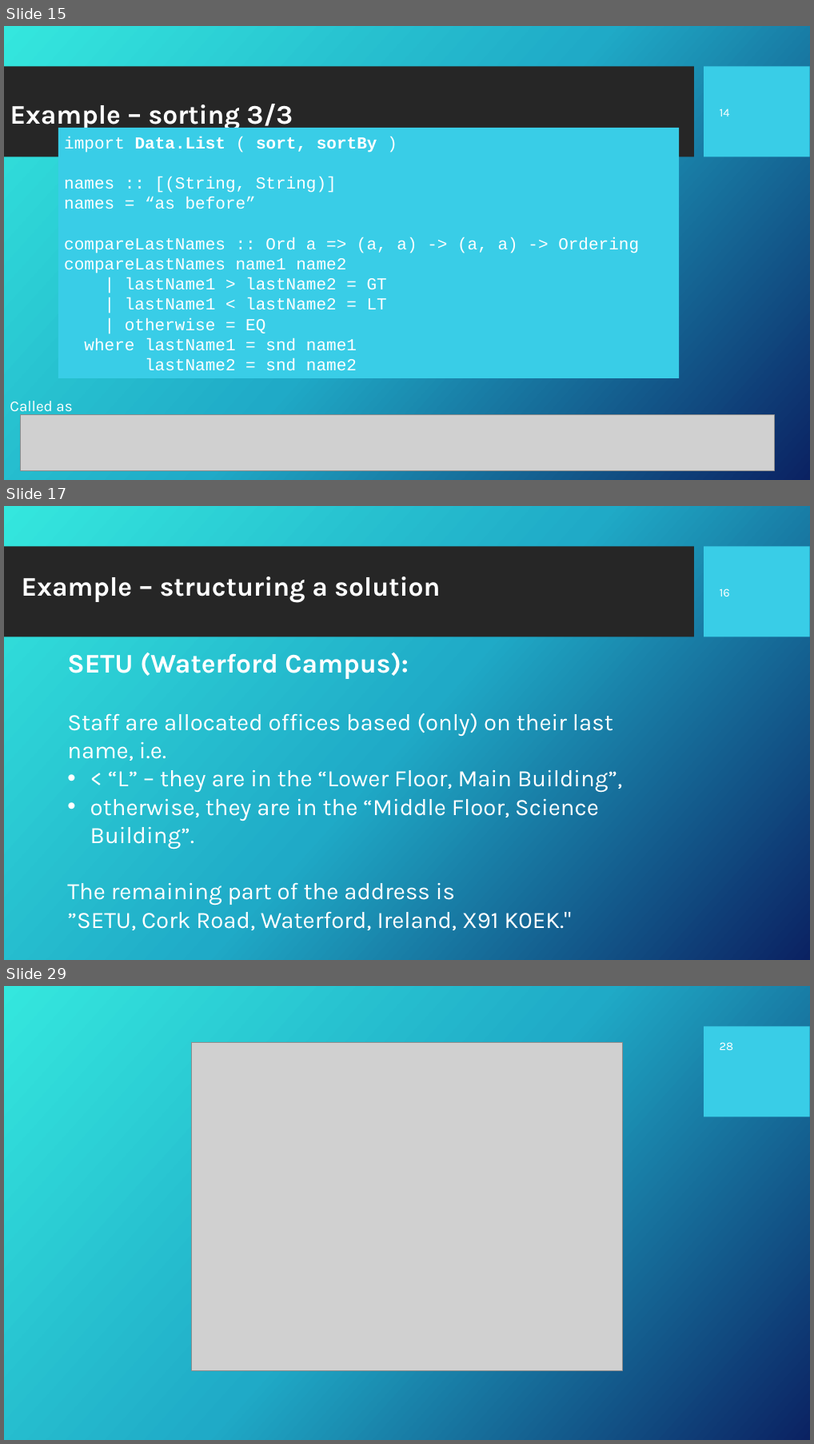
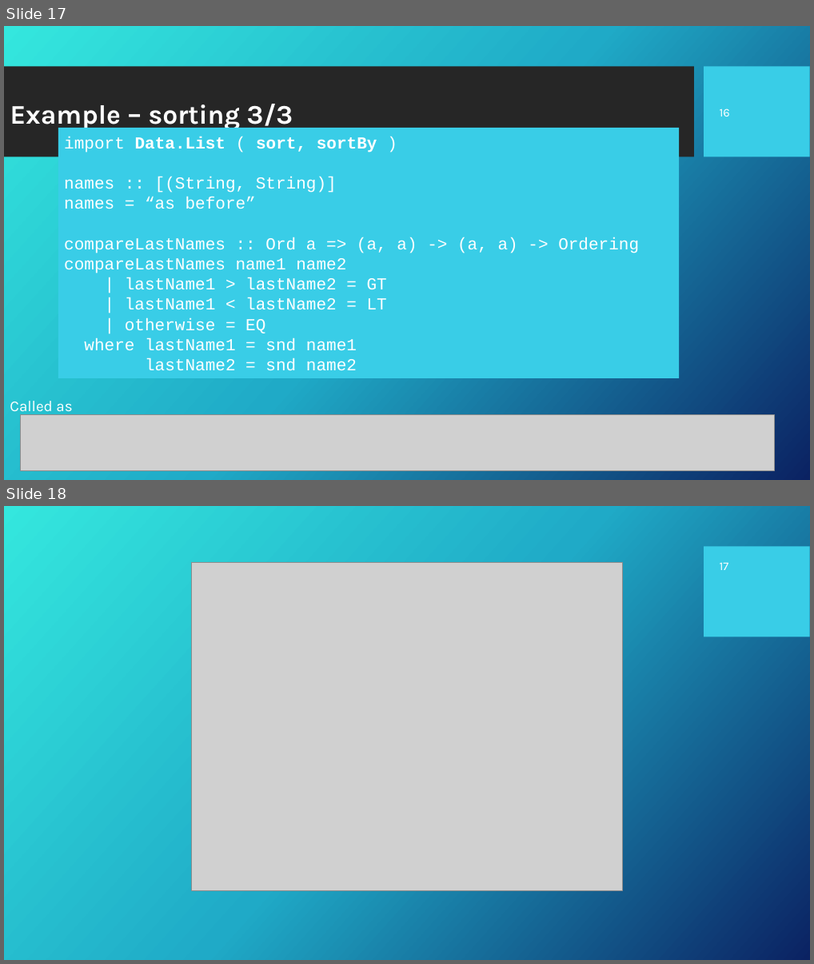
Before and after one commit to Fun-Prog-26/fun-prog-26, a slide deck: topic04-functions-and-lambda-calculus/unit-04a-lectures/wip/talk-3/c-first-class.pptx. Shown one above the other, each under a label of ours: slides 15, 17 and 29 before the commit, slides 17 and 18 after it; the slides between them are not shown. The pictures are 814x1444 and 814x964 pixels, drawn with LibreOffice and Linux fonts; fonts in the diff are those of the drawing; grey boxes stand for pictures; background and template pictures are left out. Boxes give left, top, right and bottom in pixels: in the first picture for what was removed or moved away, otherwise in the second. Text is boxed around its words. In the diff, an @@ line names an element or a change of style, - is before the commit and + after.

```diff
--- a/topic04-functions-and-lambda-calculus/unit-04a-lectures/wip/talk-3/c-first-class.pptx
+++ b/topic04-functions-and-lambda-calculus/unit-04a-lectures/wip/talk-3/c-first-class.pptx
@@ slide 17 removed at (4, 506, 810, 960), background picture (left out); not listed: 2 template elements that a slide beside it also shows @@
@@ title removed at (22, 576, 440, 602) @@
-Example – structuring a solution
@@ page number removed at (720, 588, 730, 596) @@
-16
@@ text removed at (67, 652, 622, 930) @@
-SETU (Waterford Campus):
-Staff are allocated offices based (only) on their last
-name, i.e.
-• < “L” – they are in the “Lower Floor, Main Building”,
-• otherwise, they are in the “Middle Floor, Science Building”.
-The remaining part of the address is
-”SETU, Cork Road, Waterford, Ireland, X91 K0EK."
@@ what was slide 15 is now slide 17 @@
@@ page number at (720, 108, 730, 116): text changed @@
-14
+16
@@ what was slide 29 is now slide 18 @@
@@ page number at (720, 562, 730, 570): text changed @@
-28
+17
```
Also in this commit, not shown: 2 slides added, 12 other slides removed, 13 other files.
